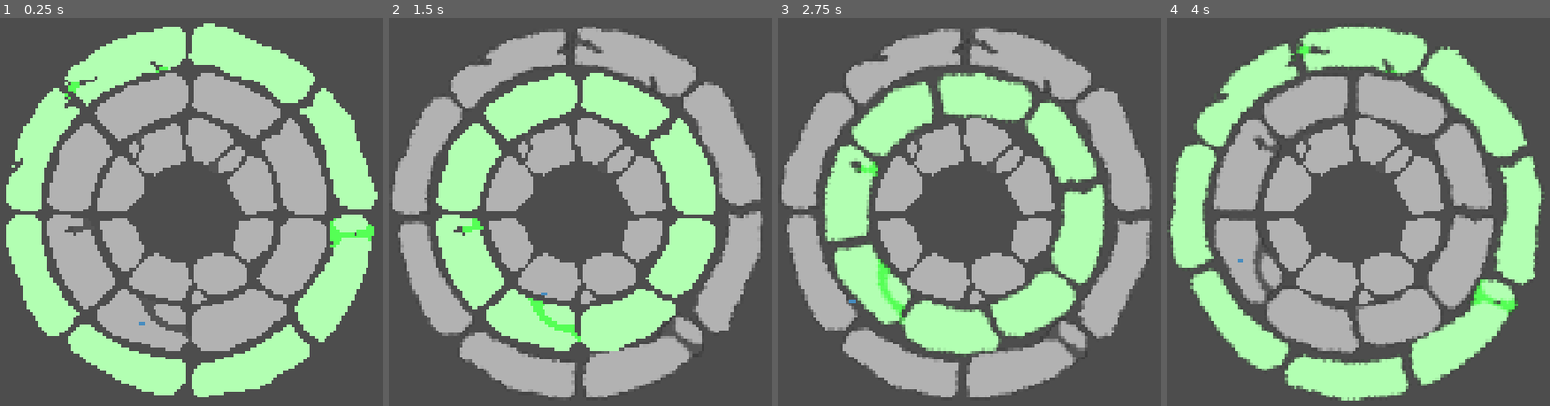
Above: before the commit, frames 1-4 (left to right).
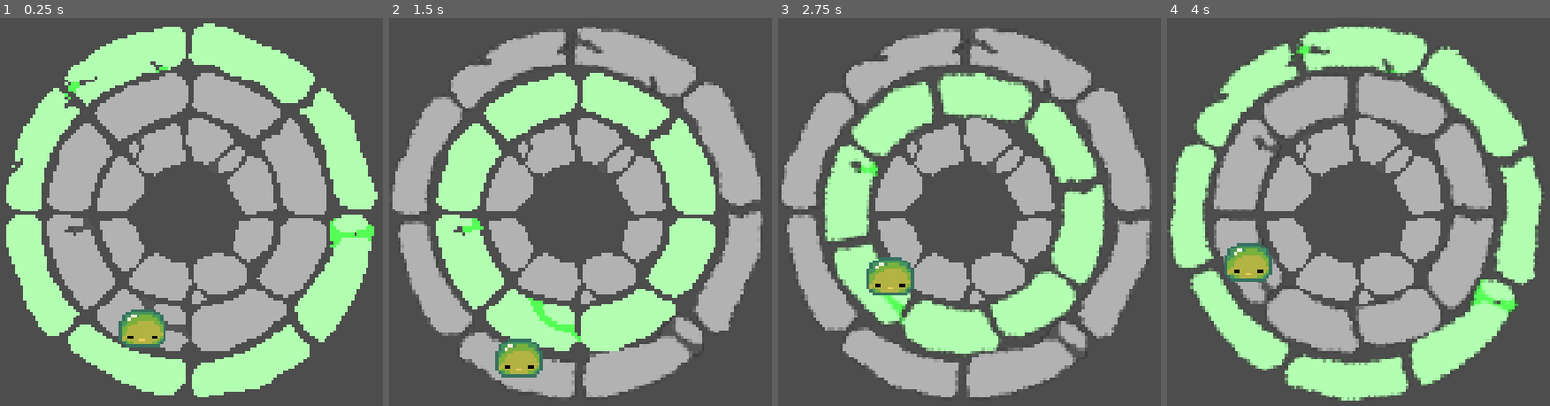
Above: after the commit, the same moments.

Repository: theophylaktos/sanocho-ygda-jam-2026
Game: Godot game, scene res://main/main.tscn
The game is run twice, just before and just after one commit, with the same random seed, the same clock (stepped at 60 frames per second) and the same inputs. The engine's default icon, where the game draws it, is replaced by a stand-in: a white triangle on a blue panel in a dark square.
Inputs:
- Up to frame 1 (0.25 s): no input
- Up to frame 2 (1.5 s): tap Enter at 0.5 s; hold Right (ring_right) 0.53-1.28 s; tap Space (location) at 0.6 s; tap S (move_in, bound only before the commit) at 0.8, 1.35 s; hold Down (ring_down) from 1.28 s (still down)
- Up to frame 3 (2.75 s): tap W (move_out, bound only before the commit) at 1.55, 2.1 s; release Down (ring_down) at 2.03 s; hold Right (ring_right) from 2.03 s (still down); tap Space (location) at 2.3 s
- Up to frame 4 (4 s): release Right (ring_right) at 2.78 s; hold Up (ring_up) 2.78-3.53 s; tap Space (location) at 2.85 s; tap S (move_in, bound only before the commit) at 3.05, 3.6 s; hold Left (ring_left) from 3.53 s (still down); tap W (move_out, bound only before the commit) at 3.8 s

The runs differ from the first frame. In frame 1, 1.1% of the frame differs, in the area x 30-44%, y 75-85%; in frame 2, 1.1%, in the area x 27-42%, y 70-93%; in frame 3, 1.1%; in frame 4, 1.1%.

Commit message:
movement

Diff:
--- a/player/player.gd
+++ b/player/player.gd
@@ -8,7 +8,7 @@
 
 @export var local: Node2D
 
-@export var selected_ring = 0
+@export var selected_ring: int = 0
 
 # Called when the node enters the scene tree for the first time.
 func _ready() -> void:
@@ -57,14 +57,28 @@
 			GameState.toggle_select_ring(selected_ring + 1)
 			selected_ring += 1
 
-	if Input.is_action_just_pressed("move_out"):
-		if ring > 0:
-			GameState.update_position(ring, degree, ring - 1, degree, self)
-			GameState.position_node(self, ring - 1, degree, 1)
-			print("ring: ", ring)
+	if Input.is_action_just_pressed("move_up"):
+		print(degree)
+		if degree < 4:
+			_move_in()
+		else:
+			_move_out()
 
-	if Input.is_action_just_pressed("move_in"):
-		if ring < 2:
-			GameState.update_position(ring, degree, ring + 1, degree, self)
-			GameState.position_node(self, ring + 1, degree, 1)
-			print("ring: ", ring)
+	if Input.is_action_just_pressed("move_down"):
+		print(degree)
+		if degree < 4:
+			_move_out()
+		else:
+			_move_in()
+
+func _move_in():
+	if ring < 2:
+		GameState.update_position(ring, degree, ring + 1, degree, self)
+		GameState.position_node(self, ring + 1, degree, 1)
+		print("ring: ", ring)
+
+func _move_out():
+	if ring > 0:
+		GameState.update_position(ring, degree, ring - 1, degree, self)
+		GameState.position_node(self, ring - 1, degree, 1)
+		print("ring: ", ring)
--- a/player/player.tscn
+++ b/player/player.tscn
@@ -1,7 +1,7 @@
 [gd_scene format=3 uid="uid://m2cldvo15avu"]
 
-[ext_resource type="Texture2D" uid="uid://bgpt8mmii3gp3" path="res://1 assets/icon.svg" id="1_glpr6"]
 [ext_resource type="Script" uid="uid://br3436ss5tv3p" path="res://player/player.gd" id="1_pjt0s"]
+[ext_resource type="Texture2D" uid="uid://bc0kvd3ohhsb5" path="res://1 assets/programmer_art/player.png" id="2_rkbax"]
 
 [node name="Player" type="Node2D" unique_id=2070042470 node_paths=PackedStringArray("local")]
 script = ExtResource("1_pjt0s")
@@ -11,6 +11,4 @@
 position = Vector2(41, 0)
 
 [node name="Sprite2D" type="Sprite2D" parent="Local" unique_id=739250406]
-texture = ExtResource("1_glpr6")
-region_enabled = true
-region_rect = Rect2(50, 50, 2, 1)
+texture = ExtResource("2_rkbax")
--- a/project.godot
+++ b/project.godot
@@ -29,6 +29,16 @@
 
 [input]
 
+ring_up={
+"deadzone": 0.2,
+"events": [Object(InputEventKey,"resource_local_to_scene":false,"resource_name":"","device":-1,"window_id":0,"alt_pressed":false,"shift_pressed":false,"ctrl_pressed":false,"meta_pressed":false,"pressed":false,"keycode":0,"physical_keycode":4194320,"key_label":0,"unicode":0,"location":0,"echo":false,"script":null)
+]
+}
+ring_down={
+"deadzone": 0.2,
+"events": [Object(InputEventKey,"resource_local_to_scene":false,"resource_name":"","device":-1,"window_id":0,"alt_pressed":false,"shift_pressed":false,"ctrl_pressed":false,"meta_pressed":false,"pressed":false,"keycode":0,"physical_keycode":4194322,"key_label":0,"unicode":0,"location":0,"echo":false,"script":null)
+]
+}
 ring_left={
 "deadzone": 0.2,
 "events": [Object(InputEventKey,"resource_local_to_scene":false,"resource_name":"","device":-1,"window_id":0,"alt_press …(195 unchanged characters)…
@@ -39,12 +49,12 @@
 "events": [Object(InputEventKey,"resource_local_to_scene":false,"resource_name":"","device":-1,"window_id":0,"alt_press …(195 unchanged characters)…
 ]
 }
-move_out={
+move_up={
 "deadzone": 0.2,
 "events": [Object(InputEventKey,"resource_local_to_scene":false,"resource_name":"","device":-1,"window_id":0,"alt_press …(192 unchanged characters)…
 ]
 }
-move_in={
+move_down={
 "deadzone": 0.2,
 "events": [Object(InputEventKey,"resource_local_to_scene":false,"resource_name":"","device":-1,"window_id":0,"alt_press …(192 unchanged characters)…
 ]
@@ -52,16 +62,6 @@
 location={
 "deadzone": 0.2,
 "events": [Object(InputEventKey,"resource_local_to_scene":false,"resource_name":"","device":-1,"window_id":0,"alt_press …(191 unchanged characters)…
-]
-}
-ring_up={
-"deadzone": 0.2,
-"events": [Object(InputEventKey,"resource_local_to_scene":false,"resource_name":"","device":-1,"window_id":0,"alt_pressed":false,"shift_pressed":false,"ctrl_pressed":false,"meta_pressed":false,"pressed":false,"keycode":0,"physical_keycode":4194320,"key_label":0,"unicode":0,"location":0,"echo":false,"script":null)
-]
-}
-ring_down={
-"deadzone": 0.2,
-"events": [Object(InputEventKey,"resource_local_to_scene":false,"resource_name":"","device":-1,"window_id":0,"alt_pressed":false,"shift_pressed":false,"ctrl_pressed":false,"meta_pressed":false,"pressed":false,"keycode":0,"physical_keycode":4194322,"key_label":0,"unicode":0,"location":0,"echo":false,"script":null)
 ]
 }
 
Binary file added: 1 assets/programmer_art/player.png
Not shown, added: 1 assets/programmer_art/player.png.import
